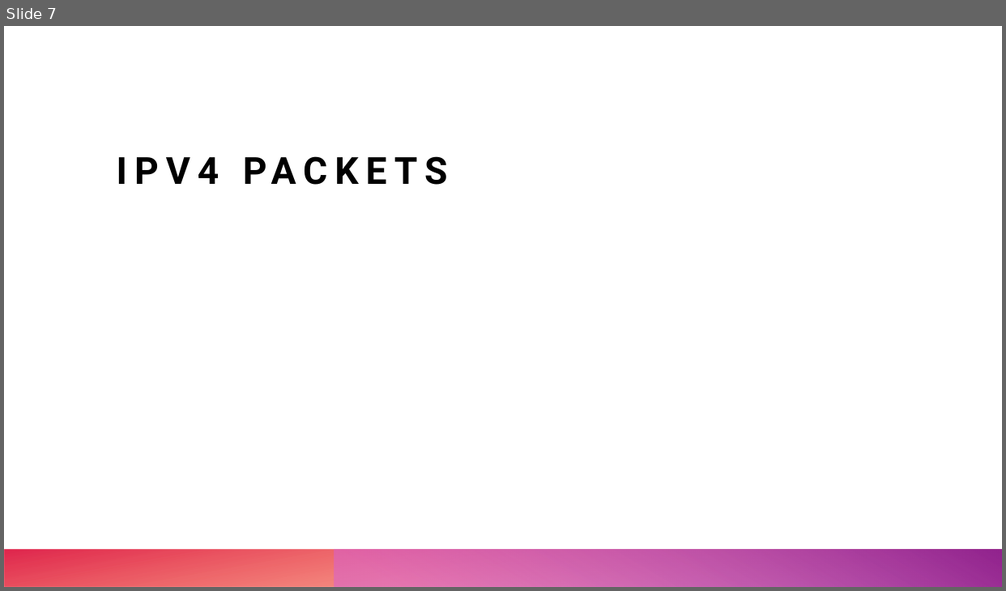
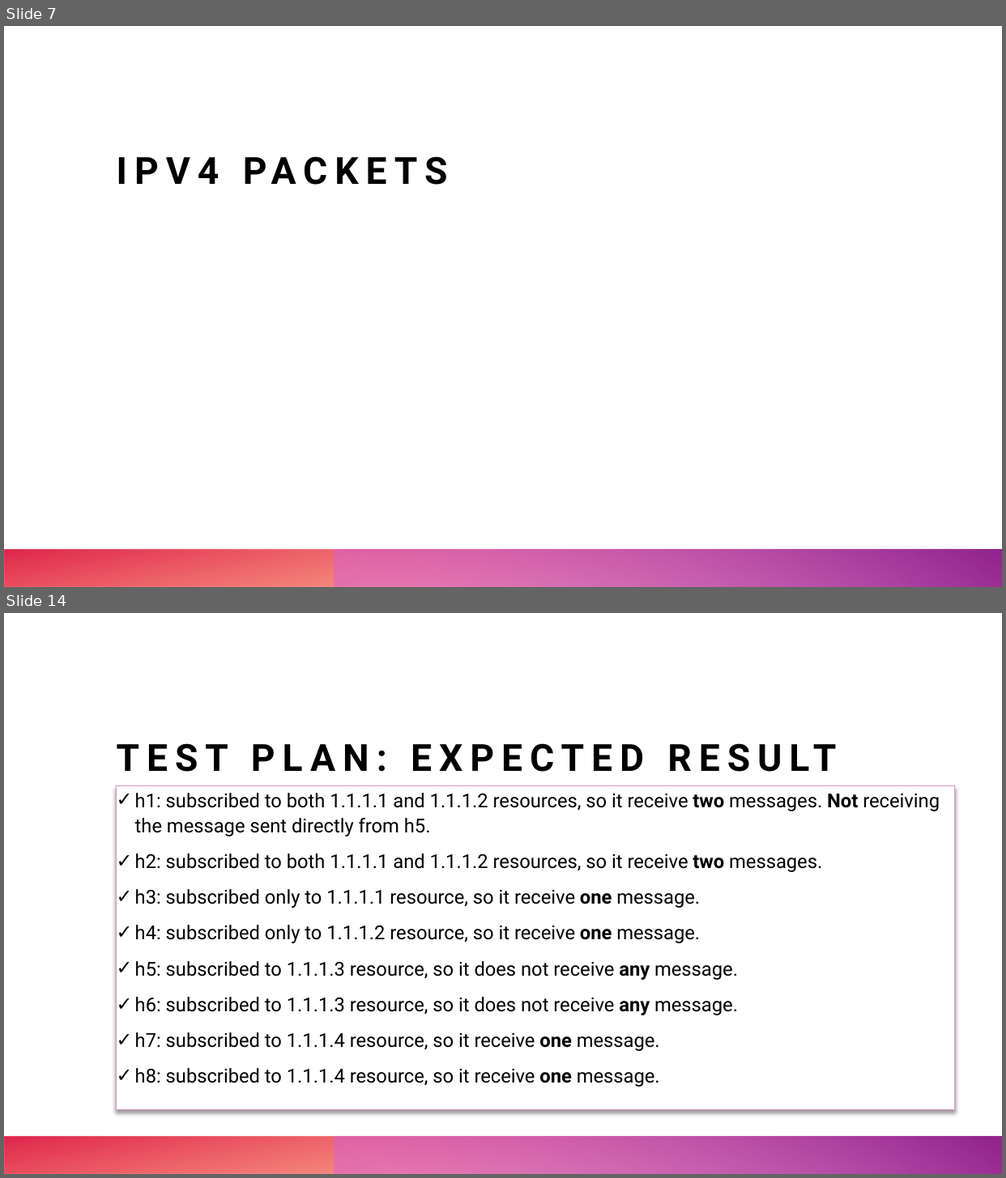
Before and after one commit to leonardopoggiani/ANAWS-project, a slide deck: DistributedMessageBroker.pptx. Shown one above the other, each under a label of ours: slide 7 before the commit, slides 7 and 14 after it; the slides between them are not shown. The pictures are 1006x591 and 1006x1178 pixels, drawn with LibreOffice and Linux fonts; fonts in the diff are those of the drawing. Boxes give left, top, right and bottom in pixels: in the first picture for what was removed or moved away, otherwise in the second. Text is boxed around its words. In the diff, an @@ line names an element or a change of style, - is before the commit and + after.

Commit message:
update presentation

```diff
--- a/DistributedMessageBroker.pptx
+++ b/DistributedMessageBroker.pptx
@@ slide 14 added at (4, 613, 1002, 1174), background #FFFFFF; not listed: 2 template elements that a slide beside it also shows @@
@@ title added at (117, 678, 955, 779), 36 pt, text #000000, bold @@
+TEST PLAN: EXPECTED RESULT
@@ text added at (117, 786, 955, 1110), fill #FFFFFF, outline #DE95C4 1 pt, 18.5 pt, text #000000 @@
+✓ h1: subscribed to both 1.1.1.1 and 1.1.1.2 resources, so it receive two messages. Not receiving the message sent directly from h5.
+✓ h2: subscribed to both 1.1.1.1 and 1.1.1.2 resources, so it receive two messages.
+✓ h3: subscribed only to 1.1.1.1 resource, so it receive one message.
+✓ h4: subscribed only to 1.1.1.2 resource, so it receive one message.
+✓ h5: subscribed to 1.1.1.3 resource, so it does not receive any message.
+✓ h6: subscribed to 1.1.1.3 resource, so it does not receive any message.
+✓ h7: subscribed to 1.1.1.4 resource, so it receive one message.
+✓ h8: subscribed to 1.1.1.4 resource, so it receive one message.
```
Also in this commit, not shown: 9 other slides added, 2 slides removed, 3 other files.
